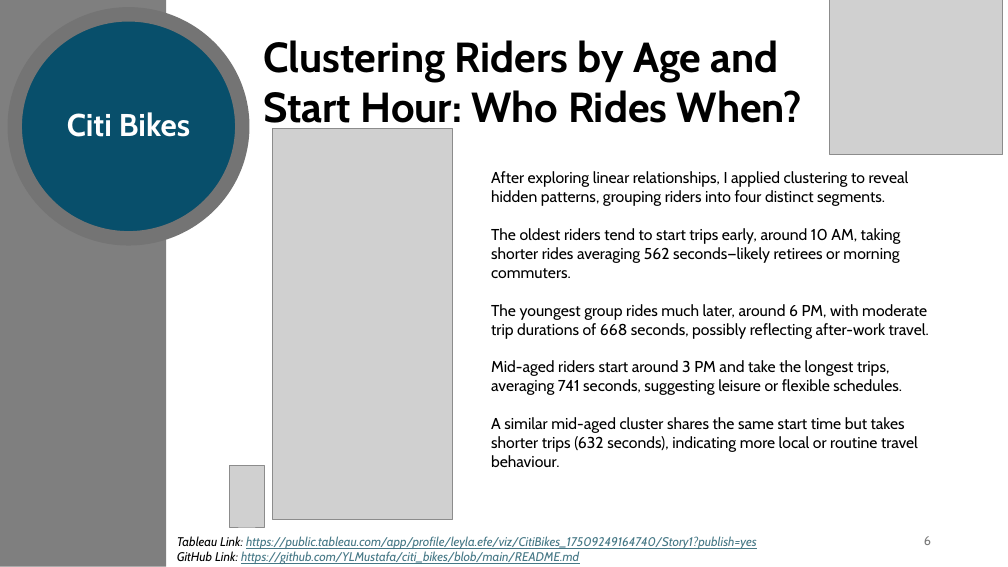
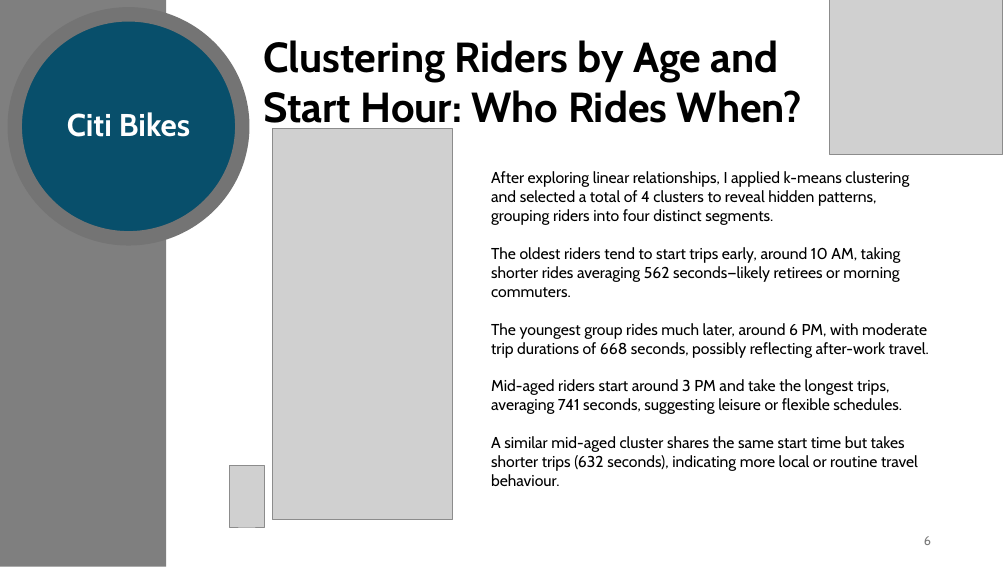
Before and after one commit to YLMustafa/citi_bikes, a slide deck: slide 6 of Citi_Bikes.pptx. Drawn at 1008x567 pixels with LibreOffice and Linux fonts; fonts in the diff are those of the drawing; grey boxes stand for pictures. Boxes give left, top, right and bottom in pixels: in the first picture for what was removed or moved away, otherwise in the second. Text is boxed around its words. In the diff, an @@ line names an element or a change of style, - is before the commit and + after.

```diff
--- a/Citi_Bikes.pptx
+++ b/Citi_Bikes.pptx
@@ text at [491, 171, 909, 225]: text changed @@
-After exploring linear relationships, I applied clustering to reveal hidden patterns, grouping riders into four distinct segments.
+After exploring linear relationships, I applied k-means clustering and selected a total of 4 clusters to reveal hidden patterns, grouping riders into four distinct segments.
@@ text removed at [177, 536, 757, 564] @@
-Tableau Link: https://public.tableau.com/app/profile/leyla.efe/viz/CitiBikes_17509249164740/Story1?publish=yes
-GitHub Link: https://github.com/YLMustafa/citi_bikes/blob/main/README.md
```
Also in this commit, not shown: 3 other slides changed.
